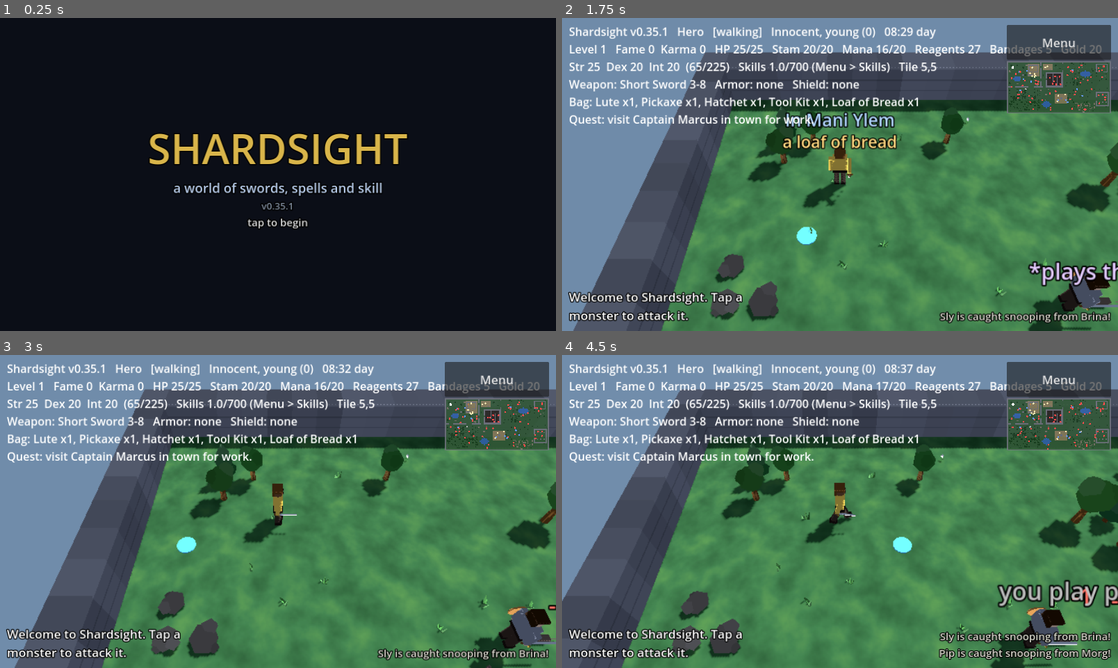
Above: before the commit, frames 1-4 (two rows, left to right).
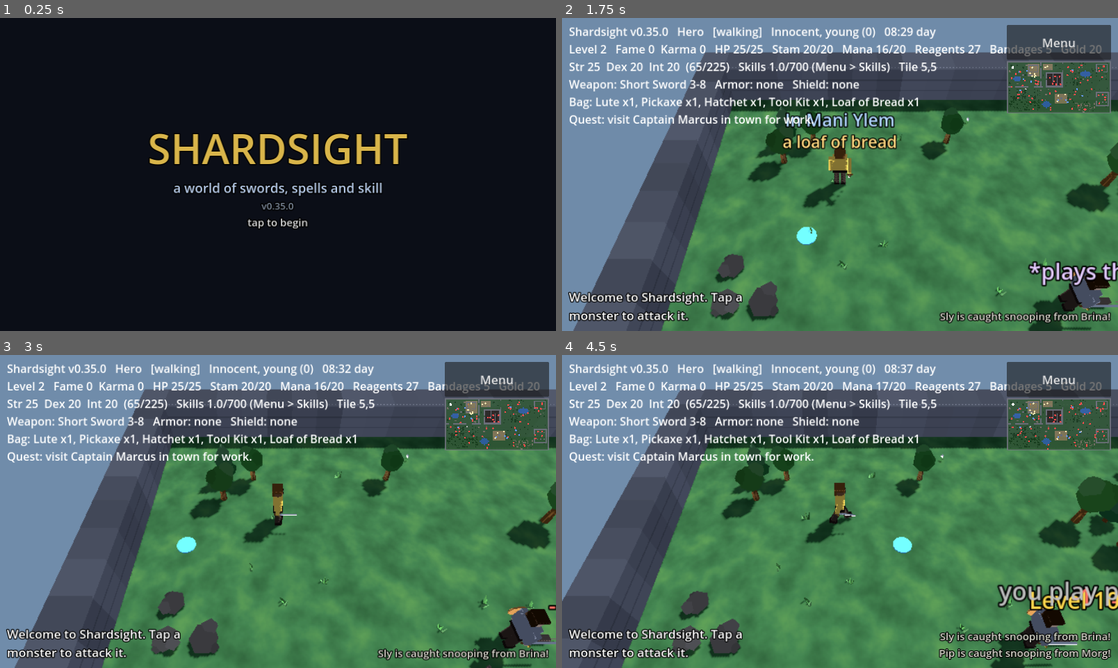
Above: after the commit, the same moments.

Repository: luckovsdeniss-denlu/Shardsight
Game: Godot game, scene res://scenes/main.tscn
The game is run twice, just before and just after one commit, with the same random seed, the same clock (stepped at 60 frames per second) and the same inputs.
Inputs (mouse positions are in pixels of both pictures, inside the frame that each line leads up to):
- Up to frame 1 (0.25 s): no input
- Up to frame 2 (1.75 s): tap A at 0.5, 1.25 s; move the mouse to (962, 158) at 0.52 s; click (962, 158) at 0.67 s; drag from (728, 190) to (812, 237) at 1.27 s
- Up to frame 3 (3 s): tap A at 2, 2.75 s; move the mouse to (333, 442) at 2.02 s; click (333, 442) at 2.17 s; drag from (250, 574) to (111, 464) at 2.77 s
- Up to frame 4 (4.5 s): tap A at 3.5, 4.25 s; move the mouse to (1006, 558) at 3.52 s; click (1006, 558) at 3.67 s; drag from (673, 464) to (756, 433) at 4.27 s

The runs differ from the first frame. In frame 1, less than 0.1% of the frame differs, in the area x 51-53%, y 59-62%; in frame 2, less than 0.1%; in frame 3, less than 0.1%; in frame 4, 0.6%, in the area x 6-100%, y 2-82%.

Commit message:
Revert v0.35.1 (steadier levelling): back to 0.35.0
Co-Authored-By: Claude Opus 5.5 <noreply@anthropic.com>
Claude-Session: https://claude.ai/code/session_01H6LNxUGdbevPyoRQBBzvxK

Diff:
--- a/project.godot
+++ b/project.godot
@@ -4,7 +4,7 @@
 [application]
 
 config/name="Shardsight"
-config/version="0.35.1"
+config/version="0.35.0"
 run/main_scene="res://scenes/main.tscn"
 config/features=PackedStringArray("4.3", "GL Compatibility")
 config/icon="res://icon.svg"
--- a/scripts/entity.gd
+++ b/scripts/entity.gd
@@ -20,8 +20,6 @@
 const LOOT_RANGE := 1.6
 const LOOT_SEEK := 9.0         # how far players look for corpses
 const REAGENT_PRICE := 2       # gold per reagent at the merchant
-const MEDITATION_EVERY := 10.0 # seconds of resting with mana short per Meditation gain
-const PARRY_TRAIN_CHANCE := 0.1   # each blow taken with a shield trains Parrying this often
 const MAX_REAGENTS := 60.0
 const BANDAGE_PRICE := 2
 const MAX_BANDAGES := 10
@@ -683,8 +681,8 @@
 	if bless_timer > 0.0:
 		amount *= BLESS_ARMOR
 	if shield_id != "":
-		if kind == Kind.PLAYER and randf() < PARRY_TRAIN_CHANCE:
-			stats.try_gain(Hero.Skill.PARRYING)     # blows at a shield-bearer now and then train it
+		if kind == Kind.PLAYER:
+			stats.try_gain(Hero.Skill.PARRYING)     # every attack at a shield-bearer trains it
 		if randf() < Rules.parry_chance(_skill(Hero.Skill.PARRYING)):
 			amount *= 1.0 - float(Gear.stats(shield_id)["block"])
 			_pop("parried", Color(0.8, 0.9, 1.0))
@@ -1161,7 +1159,7 @@
 	mana = minf(mana + Rules.mana_regen(med, resting) * delta, max_mana)
 	if resting and mana < max_mana and kind == Kind.PLAYER:
 		_med_timer += delta
-		if _med_timer >= MEDITATION_EVERY:
+		if _med_timer >= 1.0:
 			_med_timer = 0.0
 			stats.try_gain(Hero.Skill.MEDITATION)   # resting while drained trains Meditation
 
--- a/scripts/hero.gd
+++ b/scripts/hero.gd
@@ -91,14 +91,12 @@
 
 
 ## Player level 1..1000, from the total of all skills: a new hero is level 1, and a full
-## skill total (the cap) is level 1000. The curve is gentler at first (the share of the cap to
-## the power 1.5), so levels come steadily rather than in a rush. Derived, so nothing is saved.
+## skill total (the cap) is level 1000. Derived, so nothing extra is saved.
 const LEVEL_MAX := 1000
-const LEVEL_CURVE := 1.5
 
 func level() -> int:
 	var frac := clampf(skill_total() / float(Rules.SKILL_CAP_TOTAL), 0.0, 1.0)
-	return clampi(1 + floori(pow(frac, LEVEL_CURVE) * (LEVEL_MAX - 1)), 1, LEVEL_MAX)
+	return clampi(1 + floori(frac * (LEVEL_MAX - 1)), 1, LEVEL_MAX)
 
 
 func get_stat(stat: int) -> int:
Not shown, changed: CHANGELOG.md
